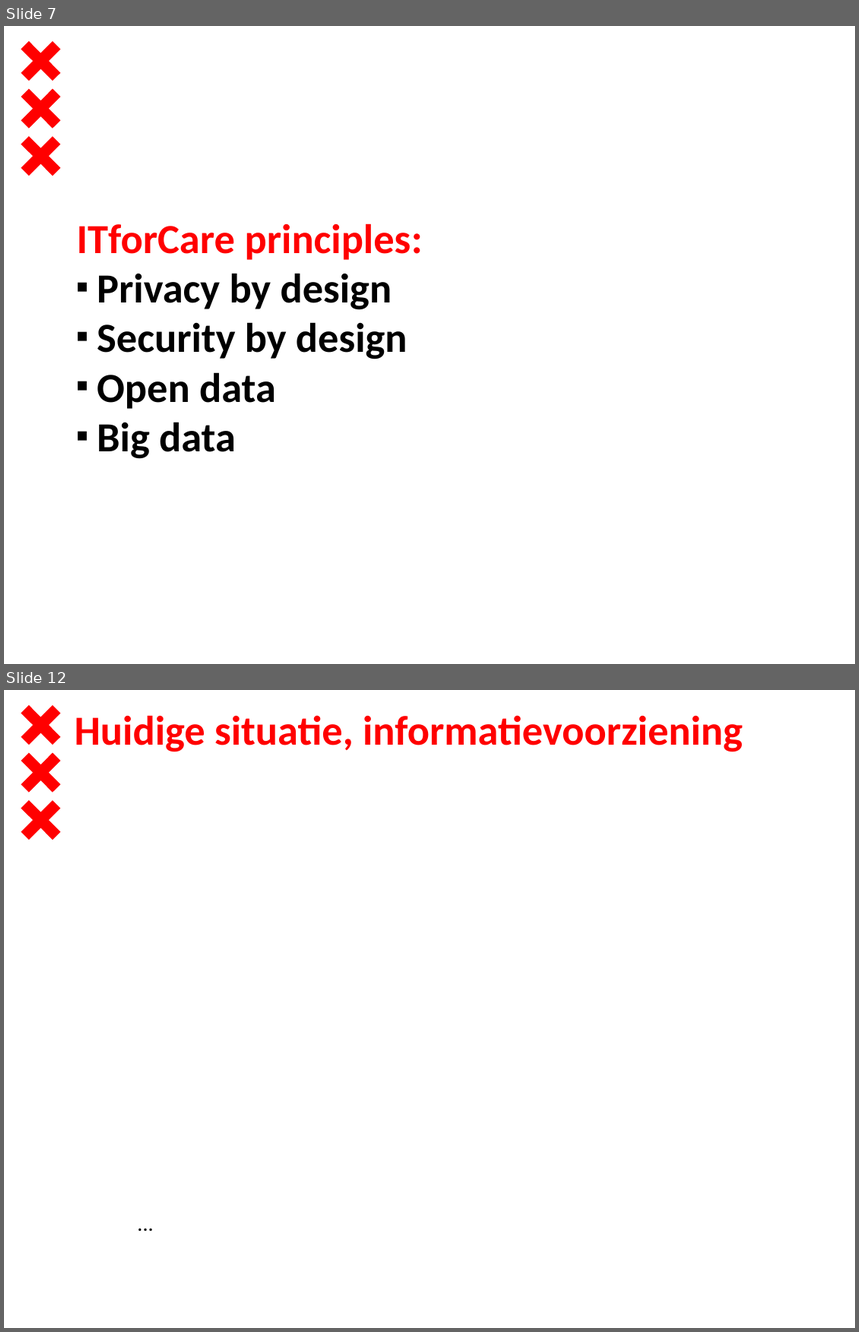
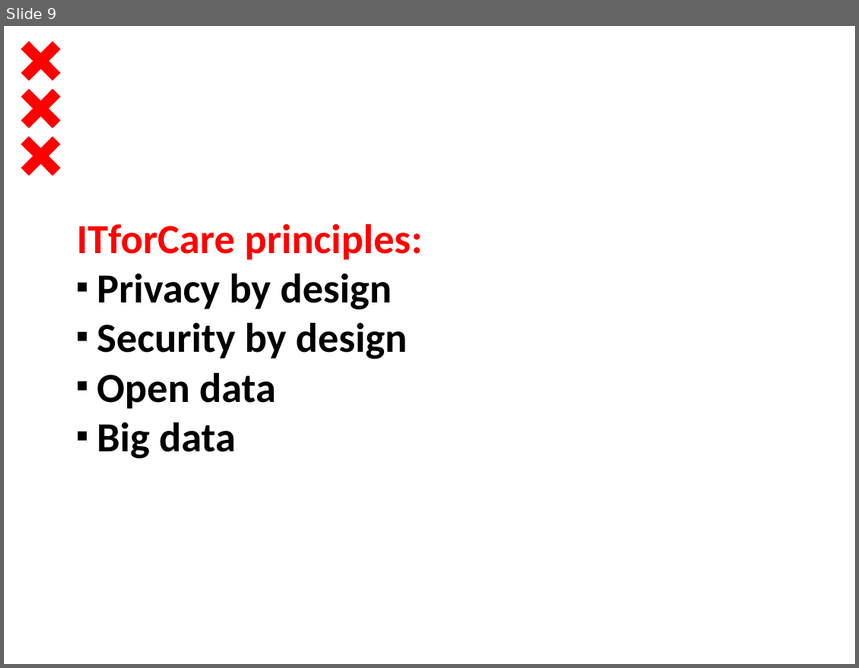
Before and after one commit to dt020/GGD, a slide deck: Architectuurcontext - Sarphati.pptx. Shown one above the other, each under a label of ours: slides 7 and 12 before the commit, slide 9 after it; the slides between them are not shown. The pictures are 859x1332 and 859x668 pixels, drawn with LibreOffice and Linux fonts; fonts in the diff are those of the drawing; background and template pictures are left out. Boxes give left, top, right and bottom in pixels: in the first picture for what was removed or moved away, otherwise in the second. Text is boxed around its words. In the diff, an @@ line names an element or a change of style, - is before the commit and + after.

```diff
--- a/Architectuurcontext - Sarphati.pptx
+++ b/Architectuurcontext - Sarphati.pptx
@@ slide 12 removed at (x1=4, y1=690, x2=855, y2=1328), background #FFFFFF; not listed: 3 template elements that a slide beside it also shows @@
@@ text removed at (x1=75, y1=715, x2=743, y2=752) @@
-Huidige situatie, informatievoorziening
@@ text removed at (x1=138, y1=1210, x2=703, y2=1312) @@
-...
@@ what was slide 7 is now slide 9 @@
```
Also in this commit, not shown: 4 slides changed, 2 slides added, 3 other slides removed, 2 other files.
